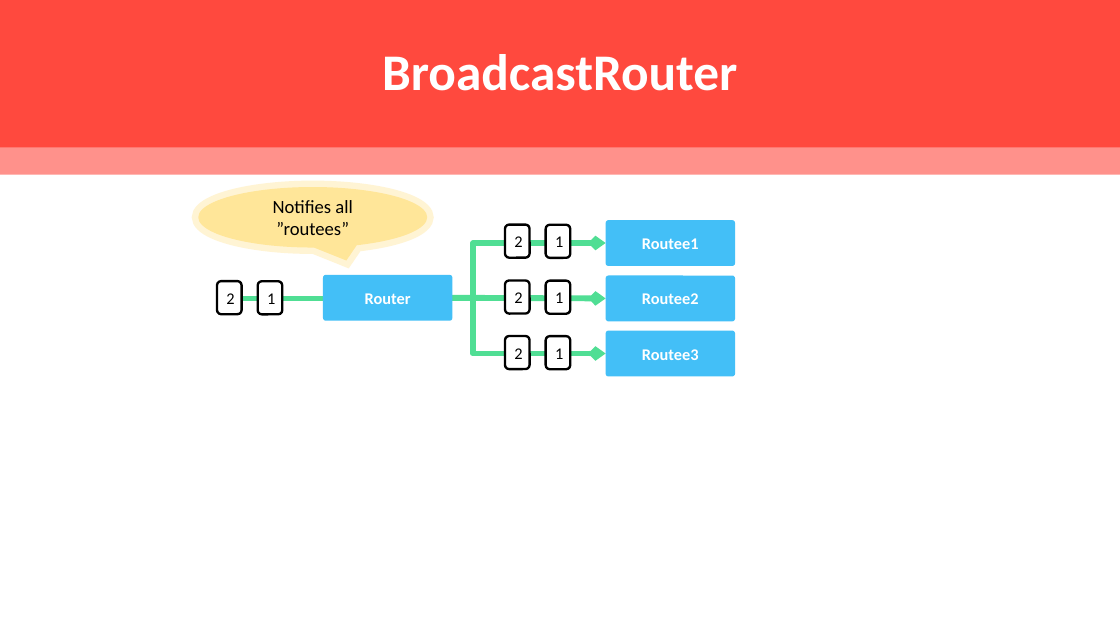
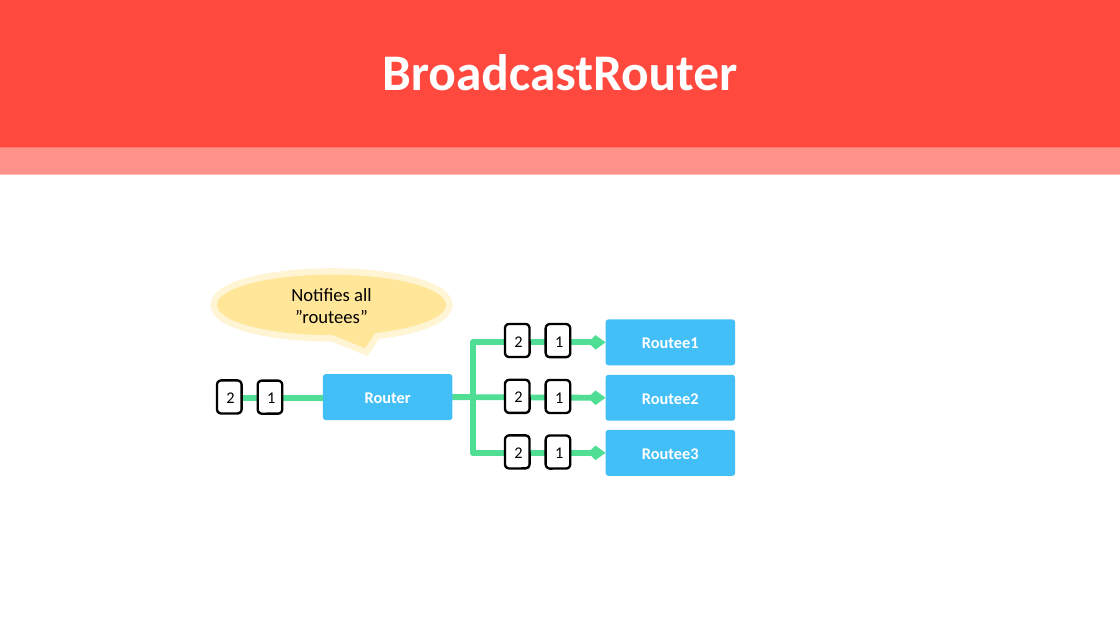
Before and after one commit to rogeralsing/Presentations, a slide deck: slide 24 of ProtoActor/TV4/protoactor.pptx (slide 26 before the commit). Drawn at 1120x630 pixels with LibreOffice and Linux fonts; fonts in the diff are those of the drawing. Boxes give left, top, right and bottom in pixels: in the first picture for what was removed or moved away, otherwise in the second. Text is boxed around its words. In the diff, an @@ line names an element or a change of style, - is before the commit and + after.

```diff
--- a/ProtoActor/TV4/protoactor.pptx
+++ b/ProtoActor/TV4/protoactor.pptx
@@ speech bubble "Notifies all ”routees”": place and size @@
-speech bubble "Notifies all ”routees”" at [198,187,428,248]
+speech bubble "Notifies all ”routees”" at [217,275,446,335]
@@ 12 rounded rectangles, 2 elbow arrows, 1 line, 1 arrow: place and size @@
-12 rounded rectangles, 2 elbow arrows, 1 line, 1 arrow at [217,220,735,377]
+12 rounded rectangles, 2 elbow arrows, 1 line, 1 arrow at [217,319,735,476]
```
Also in this commit, not shown: 8 other slides changed, 2 slides removed.
